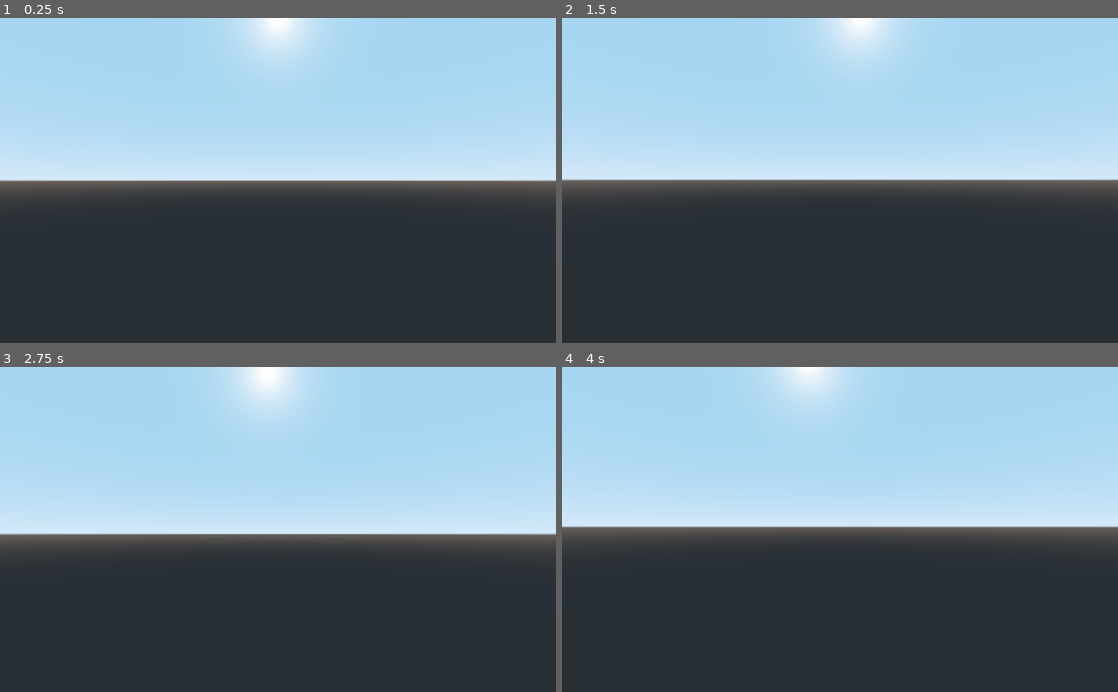
Above: before the commit, frames 1-4 (two rows, left to right).
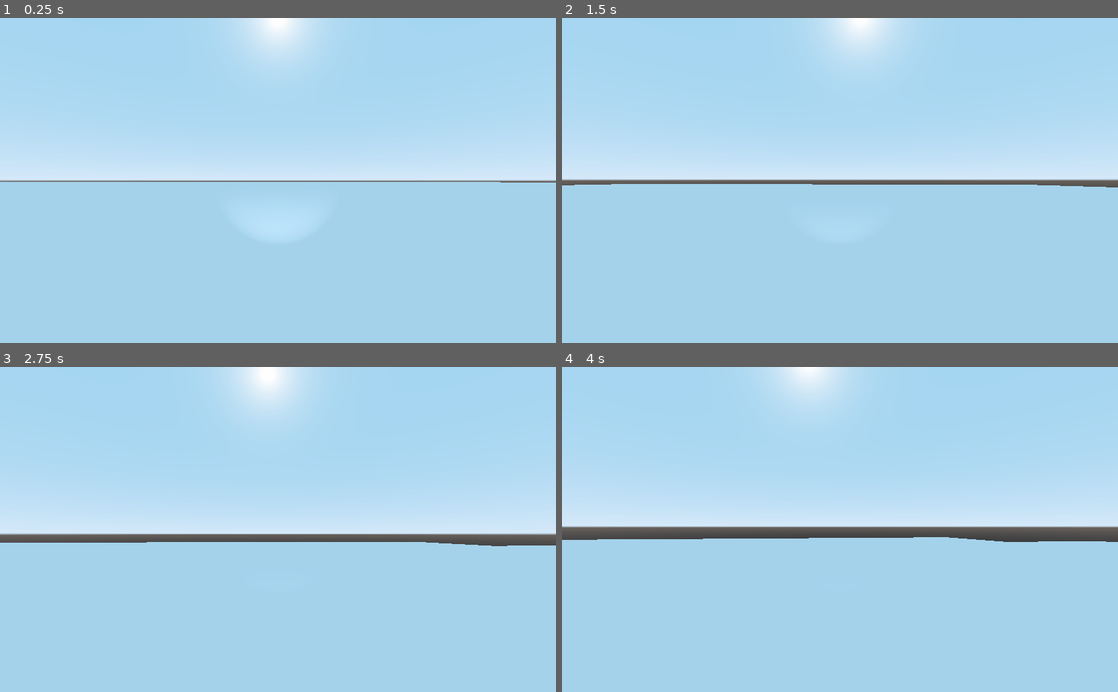
Above: after the commit, the same moments.

Repository: MichaelReel/Proc-Landmass
Game: Godot game, scene res://EndlessTerrain.tscn
Two runs of this game, one before a commit and one after it. Both use one fixed random seed, a clock stepped at 60 frames per second and the inputs below.
Inputs (mouse positions are in pixels of both pictures, inside the frame that each line leads up to):
- Up to frame 1 (0.25 s): no input
- Up to frame 2 (1.5 s): tap Enter at 0.5 s; move the mouse to (867, 180) at 0.52 s; hold W (forward) from 0.53 s (still down); tap Space at 1.25 s; move the mouse to (812, 180) at 1.27 s
- Up to frame 3 (2.75 s): keep holding W (forward); tap Enter at 2 s; move the mouse to (289, 523) at 2.02 s
- Up to frame 4 (4 s): keep holding W (forward); move the mouse to (834, 536) at 2.77 s; tap Space at 3.5 s; move the mouse to (878, 532) at 3.52 s

The runs differ from the first frame. In frame 1, 50% of the frame differs, in the area x 0-100%, y 50-100%; in frame 2, 49%; in frame 3, 46%; in frame 4, 47%.
Error before the commit: Invalid call. Nonexistent function 'distance' in base 'GDScript'. (res://EndlessTerrain.gd:72)
Error after the commit: Invalid get index 'chunk_coord' (on base: 'Nil'). (res://lib/map_generator.gd:24)

Commit message:
Updated to partway on 08 (~12:00)

Diff:
--- a/EndlessTerrain.gd
+++ b/EndlessTerrain.gd
@@ -4,6 +4,8 @@
 
 onready var camera_control = get_node("../CameraControl")
 onready var viewer_position : Vector2 = Vector2(camera_control.translation.x, camera_control.translation.z)
+onready var map_generator : MapGenerator = MapGenerator.new()
+
 var chunk_size : int
 var chunks_visible_in_view : int
 var terrain_chunk_dict : Dictionary = {}
@@ -15,10 +17,12 @@
 func _ready():
 	chunk_size = Landmass3D.map_chunk_size - 1
 	chunks_visible_in_view = int(round(max_view_distance / chunk_size))
+	var _err = map_generator.connect("map_data_callback", self, "_on_map_data_callback")
 
 func _process(delta):
 	viewer_position = Vector2(camera_control.translation.x, camera_control.translation.z)
 	update_visible_chunks()
+	map_generator.update()
 	debug_tick -= delta
 	if debug_tick <= 0.0:
 #		print(str(len(terrain_chunk_dict)))
@@ -45,8 +49,17 @@
 				if terrain_chunk_dict[viewed_chunk_coord].visible:
 					terrain_chunks_last_visible.append(terrain_chunk_dict[viewed_chunk_coord])
 			else:
-				terrain_chunk_dict[viewed_chunk_coord] = TerrainChunk.new(viewed_chunk_coord, chunk_size)
+				terrain_chunk_dict[viewed_chunk_coord] = TerrainChunk.new(
+					viewed_chunk_coord,
+					chunk_size,
+					map_generator
+				)
 				add_child(terrain_chunk_dict[viewed_chunk_coord])
+
+func _on_map_data_callback(chunk_coord : Vector2, chunk_data : Landmass3D):
+	if terrain_chunk_dict.has(chunk_coord):
+		terrain_chunk_dict[chunk_coord].on_map_data_received(chunk_data)
+
 
 class TerrainChunk:
 	extends Spatial
@@ -55,7 +68,7 @@
 	var mesh_object : MeshInstance
 	var bounds : Rect2
 
-	func _init(coord: Vector2, size: int):
+	func _init(coord: Vector2, size: int, map_generator : MapGenerator):
 		self.set_name("terrain(" + str(coord.x) + "," + str(coord.y) + ")")
 		position_2d = coord * size
 		self.translation = Vector3(position_2d.x, 0.0, position_2d.y)
@@ -68,6 +81,12 @@
 		self.set_visible(false)
 		add_child(mesh_object)
 
+		var request = MapGenerator.ChunkRequestData.new(coord)
+		map_generator.request_map_data(request)
+
 	func update_terrain_chunk(viewer_position : Vector2, max_view_distance: float):
-		var viewer_distance_nearest_edge : float = NoiseLib.distance(bounds, viewer_position)
+		var viewer_distance_nearest_edge : float = ChunkLib.distance(bounds, viewer_position)
 		self.set_visible(viewer_distance_nearest_edge <= max_view_distance)
+
+	func on_map_data_received(_landmass : Landmass3D):
+		print(self.name + " : map data received")
--- a/Landmass3D.gd
+++ b/Landmass3D.gd
@@ -22,6 +22,19 @@
 	terrain_curve.add_point(Vector2(1.0, 1.0))
 	return terrain_curve
 
+static func default_terrain_types() -> Dictionary:
+	var types : Dictionary = {
+		0.3: regions["Water Deep"],
+		0.4: regions["Water Shallow"],
+		0.45: regions["Sand"],
+		0.55: regions["Grass 1"],
+		0.6: regions["Grass 2"],
+		0.7: regions["Rock 1"],
+		0.9: regions["Rock 2"],
+		1.0: regions["Snow"],
+	}
+	return types
+
 export (int) var noise_seed : int = 3 setget set_seed
 export (float, EXP, 1.0, 2048.0) var noise_scale : float = 64.0 setget set_period
 export (int) var octaves : int = 4 setget set_octaves
@@ -30,21 +43,12 @@
 export (int, 0, 5) var level_of_detail : int = 0 setget set_level_of_detail
 export (float, 0.0, 2.0, 0.05) var terrain_multiplier : float = 1.0 setget set_terrain_multiplier
 export (Curve) var terrain_height_curve : Curve = default_terrain_curve()
+export (Dictionary) var terrain_types : Dictionary = default_terrain_types() setget set_terrain_types
 
-export (Dictionary) var terrain_types : Dictionary = {
-	0.3: regions["Water Deep"],
-	0.4: regions["Water Shallow"],
-	0.45: regions["Sand"],
-	0.55: regions["Grass 1"],
-	0.6: regions["Grass 2"],
-	0.7: regions["Rock 1"],
-	0.9: regions["Rock 2"],
-	1.0: regions["Snow"],
-} setget set_terrain_types
-
-
+## Tool functions
 func _ready():
-	update_terrain_mesh()
+	if Engine.editor_hint:
+		update_terrain_mesh()
 
 func set_seed(value : int):
 	noise_seed = value
@@ -96,3 +100,16 @@
 		spatial_material = SpatialMaterial.new()
 	spatial_material.albedo_texture = map_data.texture_map
 	mesh.surface_set_material(0, spatial_material)
+
+## Non-tool instance functions
+
+func set_values(nseed : int, nscale : float, oct : int, per : float, lac : float, lod : int, mult : float, curve : Curve, ttypes : Dictionary):
+	noise_seed = nseed
+	noise_scale = nscale
+	octaves = oct
+	persistence = per
+	lacunarity = lac
+	level_of_detail = lod
+	terrain_multiplier = mult
+	terrain_height_curve = curve
+	terrain_types = ttypes
--- a/Main.tscn
+++ b/Main.tscn
@@ -36,9 +36,6 @@
 "vertex_count": 1089
 }
 
-[sub_resource type="Curve" id=5]
-_data = [ Vector2( 0, 0 ), 0.0, 0.0, 0, 0, Vector2( 0.349345, 0.390909 ), 0.0, 0.0, 0, 0, Vector2( 0.482533, 0.4 ), 0.0, 0.0, 0, 0, Vector2( 0.975983, 0.790909 ), 1.57543, 1.57543, 0, 0, Vector2( 0.99345, 0.963636 ), 4.16363, 0.0, 0, 0 ]
-
 [sub_resource type="CylinderMesh" id=6]
 top_radius = 0.1
 bottom_radius = 0.1
@@ -52,20 +49,6 @@
 [node name="Landmass3D" parent="." instance=ExtResource( 1 )]
 transform = Transform( 1, 0, 0, 0, 0.5, 0, 0, 0, 1, 0, 0, 0 )
 mesh = SubResource( 10 )
-noise_seed = 2
-level_of_detail = 1
-terrain_multiplier = 0.6
-terrain_height_curve = SubResource( 5 )
-terrain_types = {
-0.3: Color( 0, 0.25, 1, 1 ),
-0.4: Color( 0, 0.5, 1, 1 ),
-0.45: Color( 0.94, 0.9, 0.55, 1 ),
-0.55: Color( 0.16, 0.66, 0.16, 1 ),
-0.6: Color( 0.08, 0.42, 0.08, 1 ),
-0.7: Color( 0.37, 0.24, 0.11, 1 ),
-0.9: Color( 0.3, 0.2, 0.1, 1 ),
-1.0: Color( 0.9, 0.9, 0.9, 1 )
-}
 
 [node name="CameraControl" parent="." instance=ExtResource( 2 )]
 transform = Transform( 1, 0, 0, 0, 1, 0, 0, 0, 1, 0, 0.25, 0 )
--- a/lib/chunk_lib.gd
+++ b/lib/chunk_lib.gd
@@ -1,4 +1,4 @@
-extends Reference
+extends Object
 
 class_name ChunkLib
 
--- /dev/null
+++ b/lib/map_generator.gd
@@ -0,0 +1,51 @@
+extends Object
+
+class_name MapGenerator
+
+var map_data_queue = []
+var map_data_mutex = Mutex.new()
+
+signal map_data_callback(chunk_key, chunk_data)
+
+func request_map_data(request_data : ChunkRequestData):
+	var data_thread = Thread.new()
+	data_thread.start(self, "map_data_thread", request_data)
+
+func map_data_thread(request_data : ChunkRequestData):
+	var land_chunk = Landmass3D.new()
+	# TODO: Probably need to set values here
+	land_chunk.update_terrain_mesh()
+	enqueue(QueuedRequestData.new(request_data, land_chunk))
+
+# This is not auto-called, needs to be called from main EndlessTerrain, probably
+func update():
+	while not map_data_queue.empty():
+		var land_chunk_response := dequeue()
+		var key : Vector2 = land_chunk_response.request.chunk_coord
+		var data : Landmass3D = land_chunk_response.response
+		emit_signal("map_data_callback", key, data)
+
+func dequeue() -> ChunkRequestData:
+	map_data_mutex.lock()
+	var land_chunk_request = map_data_queue.pop_front()
+	map_data_mutex.unlock()
+	return land_chunk_request
+
+func enqueue(land_chunk_request: QueuedRequestData):
+	map_data_mutex.lock()
+	map_data_queue.push_back(land_chunk_request)
+	map_data_mutex.unlock()
+
+class ChunkRequestData:
+	var chunk_coord : Vector2
+
+	func _init(coord : Vector2):
+		chunk_coord = coord
+
+class QueuedRequestData:
+	var request : ChunkRequestData
+	var response: Landmass3D
+
+	func _init(req : ChunkRequestData, res : Landmass3D):
+		request = req
+		response = res
--- a/lib/noise_lib.gd
+++ b/lib/noise_lib.gd
@@ -1,4 +1,4 @@
-extends Reference
+extends Object
 
 class_name NoiseLib
 
--- a/project.godot
+++ b/project.godot
@@ -9,7 +9,7 @@
 config_version=4
 
 _global_script_classes=[ {
-"base": "Reference",
+"base": "Object",
 "class": "ChunkLib",
 "language": "GDScript",
 "path": "res://lib/chunk_lib.gd"
@@ -19,7 +19,12 @@
 "language": "GDScript",
 "path": "res://Landmass3D.gd"
 }, {
-"base": "Reference",
+"base": "Object",
+"class": "MapGenerator",
+"language": "GDScript",
+"path": "res://lib/map_generator.gd"
+}, {
+"base": "Object",
 "class": "NoiseLib",
 "language": "GDScript",
 "path": "res://lib/noise_lib.gd"
@@ -27,6 +32,7 @@
 _global_script_class_icons={
 "ChunkLib": "",
 "Landmass3D": "",
+"MapGenerator": "",
 "NoiseLib": ""
 }
 
Not shown: 1 places in Main.tscn that only renumber resources
